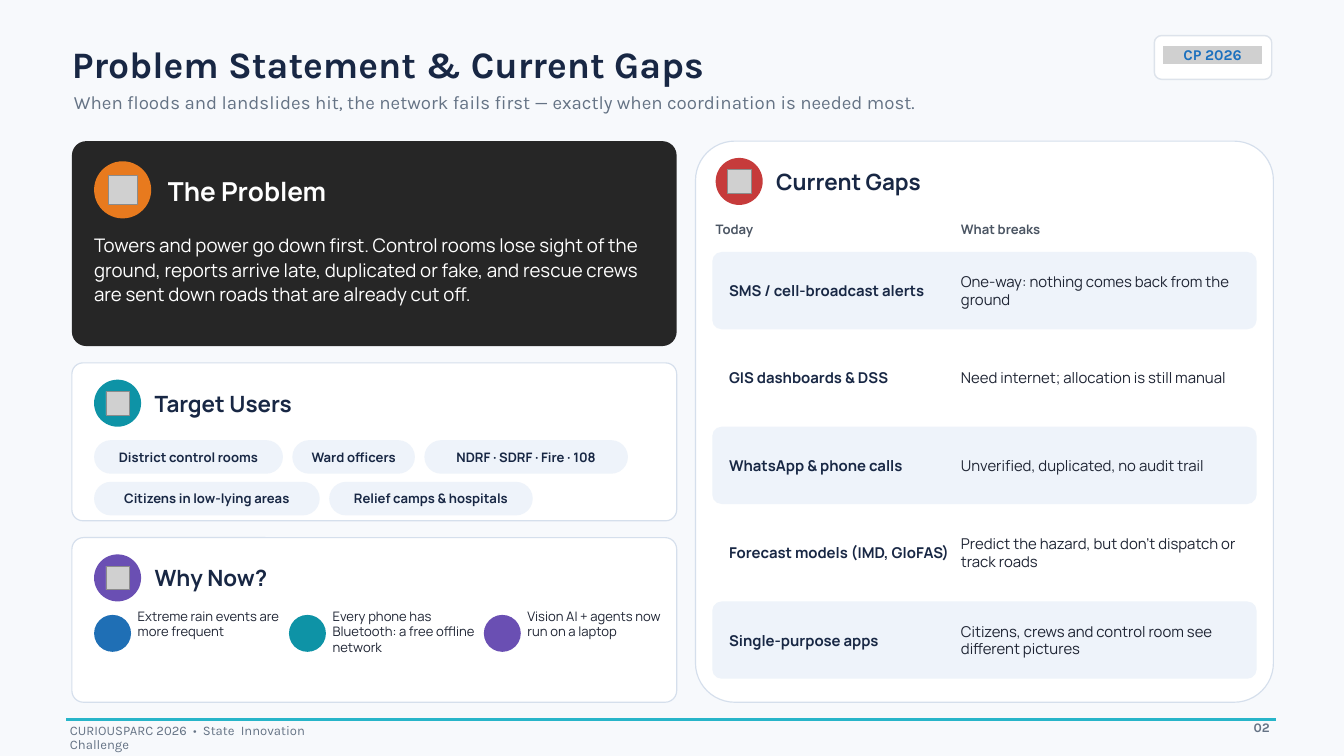
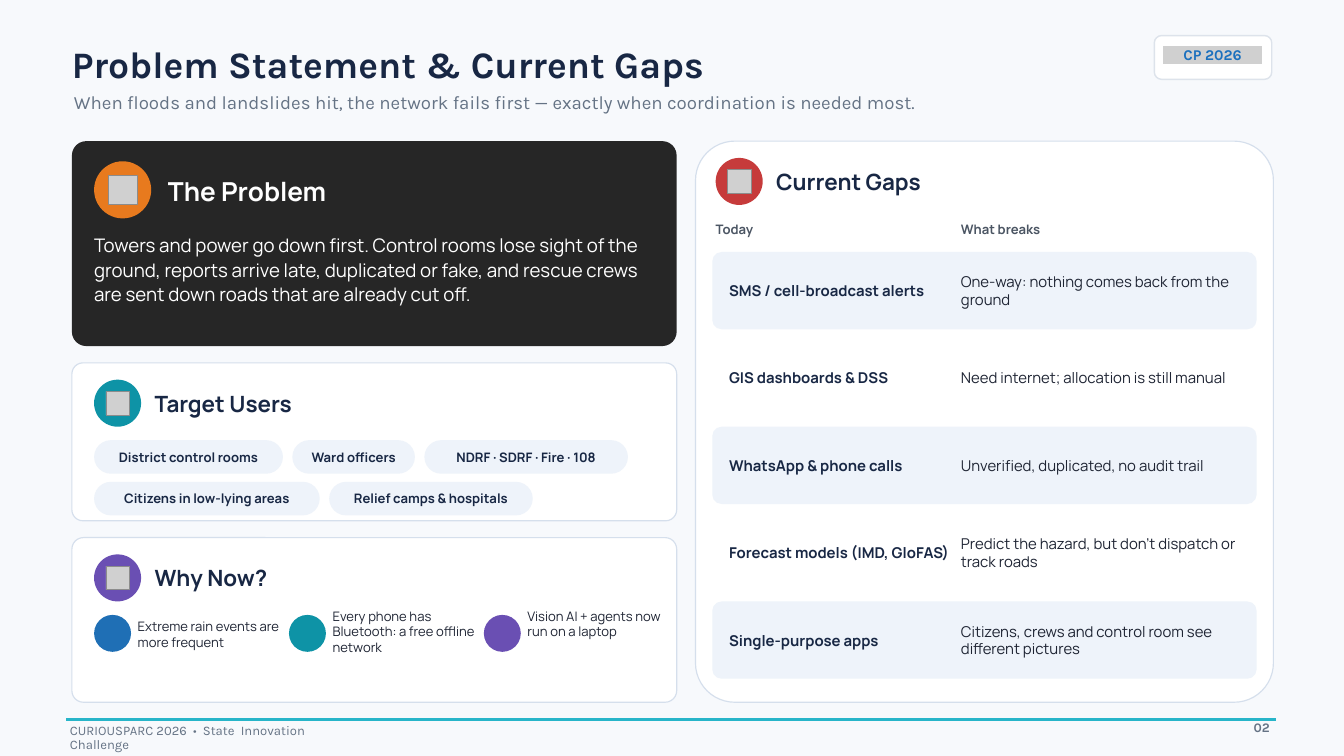
Before and after one commit to officialayush23/DisruptionOps, a slide deck: slide 2 of Claude outputs/KALA_DHUA_CURIOUSPARC2026.pptx. Drawn at 1344x756 pixels with LibreOffice and Linux fonts; fonts in the diff are those of the drawing; grey boxes stand for pictures; background and template pictures are left out. Boxes give left, top, right and bottom in pixels: in the first picture for what was removed or moved away, otherwise in the second. Text is boxed around its words. In the diff, an @@ line names an element or a change of style, - is before the commit and + after.

```diff
--- a/Claude outputs/KALA_DHUA_CURIOUSPARC2026.pptx
+++ b/Claude outputs/KALA_DHUA_CURIOUSPARC2026.pptx
@@ text "Extreme rain events are more ...": place and size @@
-text "Extreme rain events are more ..." at [138,611,279,639]
+text "Extreme rain events are more ..." at [138,621,279,650]
```
Also in this commit, not shown: 8 other files.
